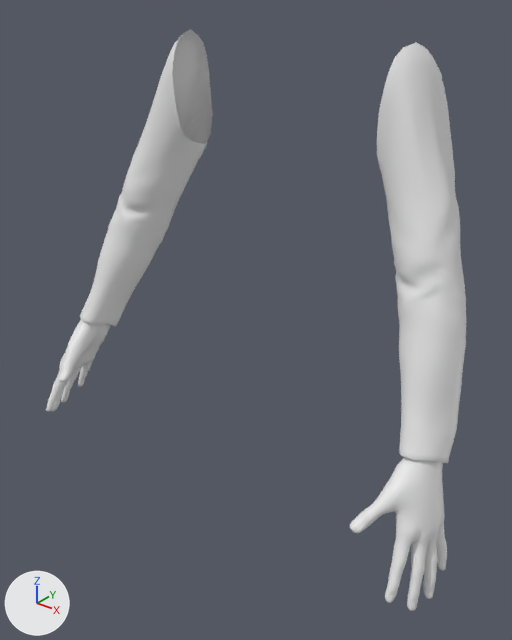
The FBX model Producing Games - Demo/Assets/_Dev/Christopher/Animations/CH_PlayerArm_Interact.fbx, before and after one commit.
Both versions are drawn from a camera (50 mm lens) standing at (0.583, -0.766, 1.576) and looking at (0.027, -0.07, 1.145). Every picture has the same lights, and +X, +Y and +Z are marked at lower left.

The scene before the commit, as lines of its bpy script (objects in view):
```python
me_mesh_003 = bpy.data.meshes.new('Mesh.003')
me_mesh_003.from_pydata(...)  # 5860 vertices, 6038 faces; spans x -0.357..0.357, y -0.302..-0.021, z 0.195..0.807
# faces by material slot: [3396, 2642]
me_mesh_003.materials.append(mat_m_player_hand)  # its picture is missing
me_mesh_003.materials.append(mat_m_player_sleeve)  # its picture is missing
ob_hand_low = bpy.data.objects.new('Hand_low', me_mesh_003)
ob_hand_low.location = (0.0, 0.105, 0.7)
```
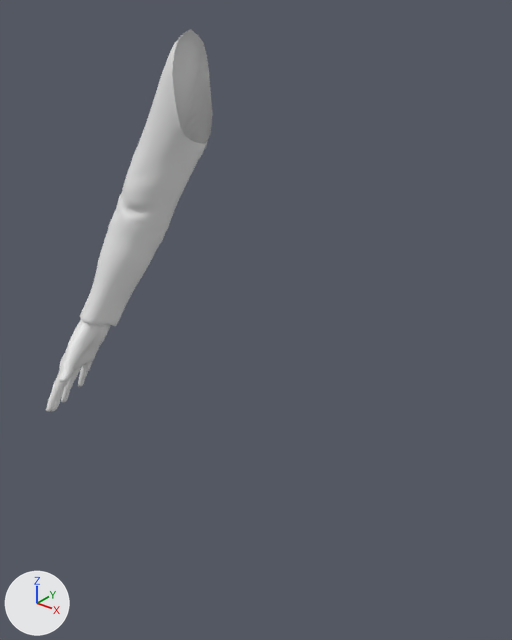
Boxes [x1, y1, x2, y2] around the edits, measured in the pictures (512 x 640 px):
'Hand_low', reshaped (60% narrower, 34% shorter)
    before: [46, 29, 466, 611]
    after: [46, 29, 212, 412]
part 1 of me_mesh_003, deleted
    before: [350, 457, 447, 611]
part 2 of me_mesh_003, deleted
    before: [377, 42, 466, 463]

The edits, one by one:
me_mesh_003 has 5860 vertices, 6038 faces and spans x -0.357..0.357, y -0.302..-0.021, z 0.195..0.807.
me_mesh_003 is used by ob_hand_low; location (0.0, 0.105, 0.7).
me_mesh_003 part 1: the loose piece of 1661 vertices spanning x 0.26..0.357, y -0.302..-0.138, z 0.195..0.445 is deleted.
me_mesh_003 part 2: the loose piece of 1269 vertices spanning x 0.163..0.329, y -0.227..-0.021, z 0.331..0.807 is deleted.
